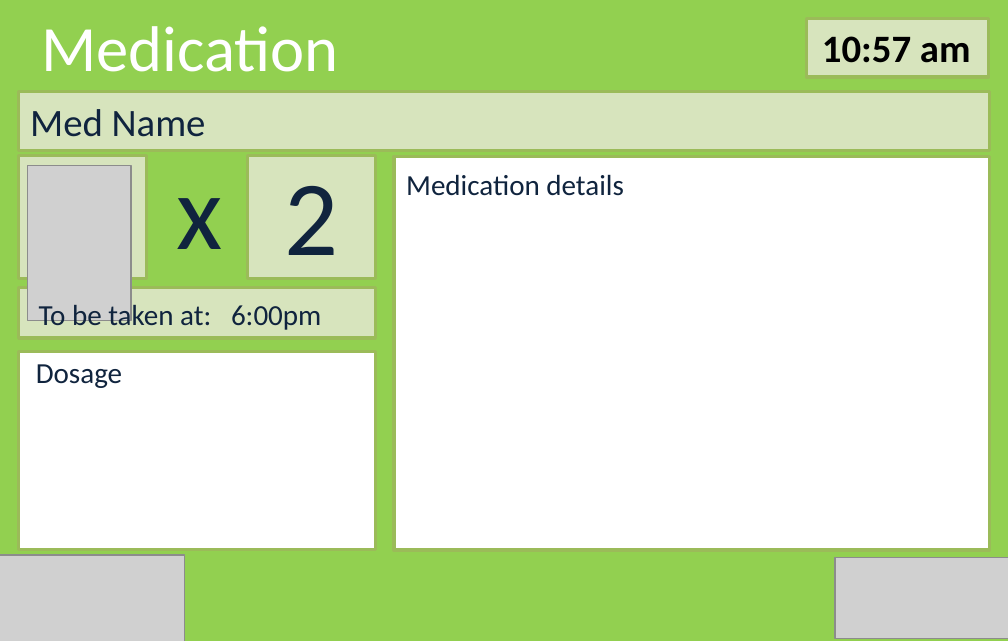
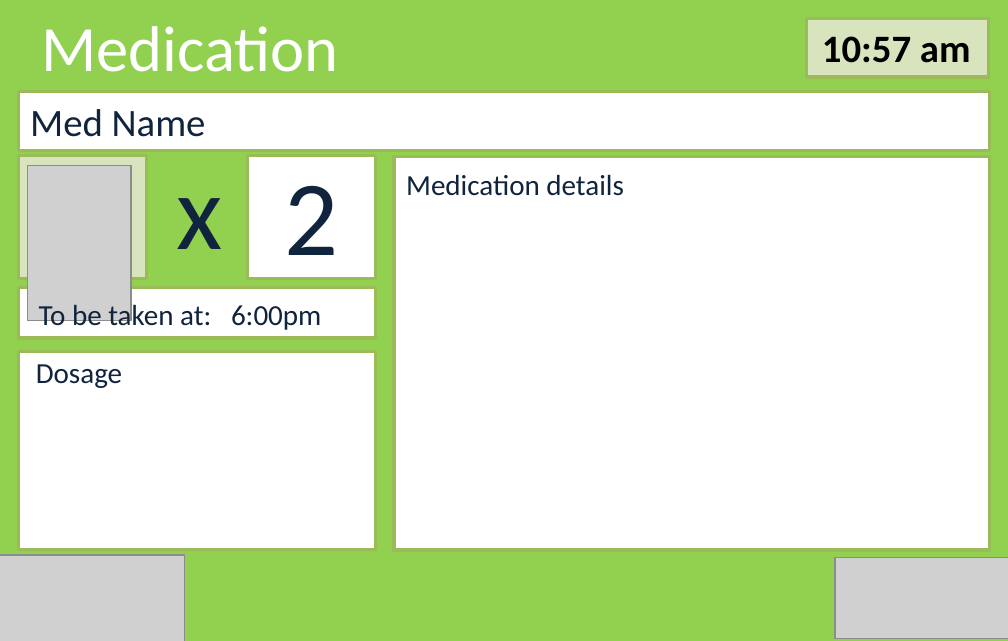
Before and after one commit to Gordo851/Design, a slide deck: slide 10 of story_board.pptx. Drawn at 1008x641 pixels with LibreOffice and Linux fonts; fonts in the diff are those of the drawing; grey boxes stand for pictures. Boxes give left, top, right and bottom in pixels: in the first picture for what was removed or moved away, otherwise in the second. Text is boxed around its words. In the diff, an @@ line names an element or a change of style, - is before the commit and + after.

```diff
--- a/story_board.pptx
+++ b/story_board.pptx
@@ fill #D7E4BD to #FFFFFF in 3 elements at (19,92,991,150), (19,288,376,339), (248,156,376,278) @@
```
Also in this commit, not shown: 1 other slide changed.
